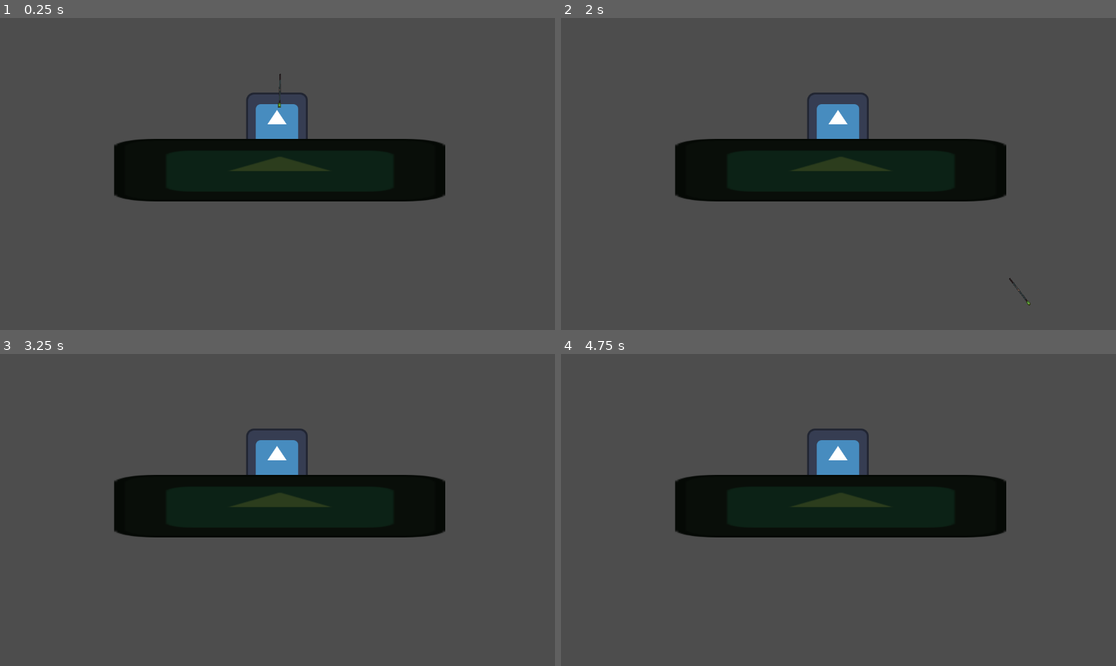
Above: before the commit, frames 1-4 (two rows, left to right).
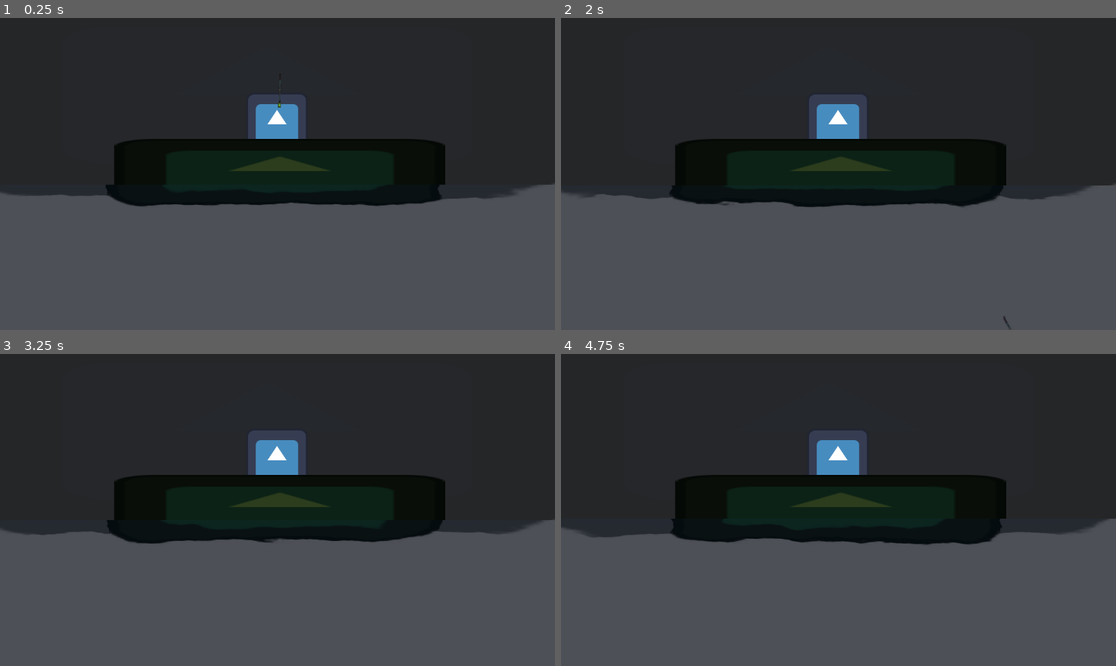
Above: after the commit, the same moments.

Repository: PARCISZEWSKI/fishinggwj
Game: Godot game, scene res://scenes/main.tscn
Same seed, same stepped clock (60 frames per second), same inputs: the game is played once before the commit and once after it. The engine's default icon, where the game draws it, is replaced by a stand-in: a white triangle on a blue panel in a dark square.
Inputs (mouse positions are in pixels of both pictures, inside the frame that each line leads up to):
- Up to frame 1 (0.25 s): no input
- Up to frame 2 (2 s): tap Enter at 0.5 s; move the mouse to (960, 158) at 0.52 s; press the mouse at (960, 158) at 0.53 s; move the mouse to (727, 189) at 1.27 s; release the mouse at (727, 189) at 1.28 s; tap 4 at 1.35 s
- Up to frame 3 (3.25 s): move the mouse to (333, 441) at 2.02 s; tap 5 at 2.1 s; move the mouse to (249, 572) at 2.77 s; tap 1 at 2.85 s
- Up to frame 4 (4.75 s): move the mouse to (1005, 556) at 3.52 s; tap 2 at 3.6 s; move the mouse to (672, 463) at 4.27 s; tap 3 at 4.35 s

The runs differ from the first frame. In frame 1, 45% of the frame differs, in the area x 0-100%, y 0-61%; in frame 2, 45%; in frame 3, 45%; in frame 4, 45%, in the area x 0-100%, y 0-62%.

Commit message:
Shader added

Diff:
--- /dev/null
+++ b/assets/water_shader.gd
@@ -0,0 +1,14 @@
+@tool
+extends Sprite2D
+
+
+# Called when the node enters the scene tree for the first time.
+func _ready() -> void:
+	_zoom_changed()
+
+# Called every frame. 'delta' is the elapsed time since the previous frame.
+func _process(_delta: float) -> void:
+	_zoom_changed()
+
+func _zoom_changed():
+	material.set_shader_parameter("y_zoom", get_viewport_transform().get_scale().y)
--- /dev/null
+++ b/assets/water_shader.gdshader
@@ -0,0 +1,51 @@
+shader_type canvas_item;
+
+//add a color picker to inspector
+uniform vec4 CAST_COLOR : source_color;
+
+//get the underlying screen texture
+uniform sampler2D SCREEN_TEXTURE : hint_screen_texture;
+
+//add a noise resource to inspector (for fast noise)
+uniform sampler2D fast_noise : repeat_enable;
+
+//speed at which waves move
+uniform vec2 speed = vec2(0.03, 0.07);
+
+//strength of waves
+uniform float wave_strength = 2;
+
+//scale and zoom parameters for when editor changes (set from script)
+uniform float scale_y;
+uniform float y_zoom;
+
+void vertex() {
+    //move water up and down
+    VERTEX.y += sin(TIME) * 0.01;
+}
+
+void fragment() {
+    //get ripple noise
+    vec2 uv = UV + speed * TIME;
+
+    //get the noise from fast noise
+    vec2 noise = texture(fast_noise, uv).rg;
+
+    //get size of object shader is on
+    float uv_height = (SCREEN_PIXEL_SIZE.y / TEXTURE_PIXEL_SIZE.y);
+
+    //calc where reflection is coming from
+    vec2 reflected_uv = vec2(SCREEN_UV.x, SCREEN_UV.y - (uv_height * UV.y * scale_y * y_zoom));
+
+    //get reflection pixel
+    vec4 reflection = texture(SCREEN_TEXTURE, reflected_uv);
+    //reflect without waves
+    //COLOR = reflection + CAST_COLOR
+
+    //calc waves for ripples
+    vec4 waves = texture(SCREEN_TEXTURE, reflected_uv + noise * y_zoom * (wave_strength / 100.0));
+
+    //apply wave ripples and selected color
+    COLOR =  waves + CAST_COLOR ;
+
+}
--- /dev/null
+++ b/assets/water_shader.tscn
@@ -0,0 +1,29 @@
+[gd_scene load_steps=7 format=3 uid="uid://hsux5oifdyix"]
+
+[ext_resource type="Shader" uid="uid://2jyk63bthwvy" path="res://assets/water_shader.gdshader" id="1_i74xo"]
+[ext_resource type="Script" uid="uid://b1afqbou4mmu3" path="res://assets/water_shader.gd" id="2_g8y3y"]
+
+[sub_resource type="FastNoiseLite" id="FastNoiseLite_i74xo"]
+
+[sub_resource type="NoiseTexture2D" id="NoiseTexture2D_g8y3y"]
+width = 500
+height = 500
+seamless = true
+noise = SubResource("FastNoiseLite_i74xo")
+
+[sub_resource type="ShaderMaterial" id="ShaderMaterial_g8y3y"]
+shader = ExtResource("1_i74xo")
+shader_parameter/CAST_COLOR = Color(0, 0.301961, 0.513726, 1)
+shader_parameter/fast_noise = SubResource("NoiseTexture2D_g8y3y")
+shader_parameter/speed = Vector2(0.03, 0.07)
+shader_parameter/wave_strength = 2.0
+shader_parameter/scale_y = 0.0
+shader_parameter/y_zoom = 1.1
+
+[sub_resource type="CanvasTexture" id="CanvasTexture_1elys"]
+
+[node name="waterShader" type="Sprite2D"]
+material = SubResource("ShaderMaterial_g8y3y")
+scale = Vector2(363.5, 166.5)
+texture = SubResource("CanvasTexture_1elys")
+script = ExtResource("2_g8y3y")
--- a/scenes/main.tscn
+++ b/scenes/main.tscn
@@ -1,8 +1,43 @@
-[gd_scene load_steps=2 format=3 uid="uid://b76s64dbrngm4"]
+[gd_scene load_steps=9 format=3 uid="uid://b76s64dbrngm4"]
 
+[ext_resource type="Texture2D" uid="uid://b6ifsx6vy7h2h" path="res://icon.svg" id="1_jyhfs"]
 [ext_resource type="PackedScene" uid="uid://kyv8vx6ntb8s" path="res://nodes/player.tscn" id="1_o5qli"]
+[ext_resource type="Shader" uid="uid://2jyk63bthwvy" path="res://assets/water_shader.gdshader" id="2_sugp2"]
+[ext_resource type="Script" uid="uid://b1afqbou4mmu3" path="res://assets/water_shader.gd" id="3_jyhfs"]
+
+[sub_resource type="FastNoiseLite" id="FastNoiseLite_i74xo"]
+
+[sub_resource type="NoiseTexture2D" id="NoiseTexture2D_g8y3y"]
+width = 500
+height = 500
+seamless = true
+noise = SubResource("FastNoiseLite_i74xo")
+
+[sub_resource type="ShaderMaterial" id="ShaderMaterial_tbgi4"]
+shader = ExtResource("2_sugp2")
+shader_parameter/CAST_COLOR = Color(9.40054e-09, 0.0118882, 0.0363577, 0)
+shader_parameter/fast_noise = SubResource("NoiseTexture2D_g8y3y")
+shader_parameter/speed = Vector2(0.03, 0.07)
+shader_parameter/wave_strength = 2.0
+shader_parameter/scale_y = 100.0
+shader_parameter/y_zoom = 0.683013
+
+[sub_resource type="CanvasTexture" id="CanvasTexture_1elys"]
 
 [node name="main" type="Node2D"]
 
+[node name="Sprite2D" type="Sprite2D" parent="."]
+modulate = Color(1.42888e-08, 0.0245006, 0.0572112, 0.513726)
+position = Vector2(555.5, 153)
+scale = Vector2(9.67969, 3.39062)
+texture = ExtResource("1_jyhfs")
+
 [node name="player" parent="." instance=ExtResource("1_o5qli")]
 position = Vector2(581, 316)
+
+[node name="waterShader" type="Sprite2D" parent="."]
+material = SubResource("ShaderMaterial_tbgi4")
+position = Vector2(584, 503.5)
+scale = Vector2(1194, 317)
+texture = SubResource("CanvasTexture_1elys")
+script = ExtResource("3_jyhfs")
Not shown, added: assets/water_shader.gd.uid
Not shown, added: assets/water_shader.gdshader.uid
